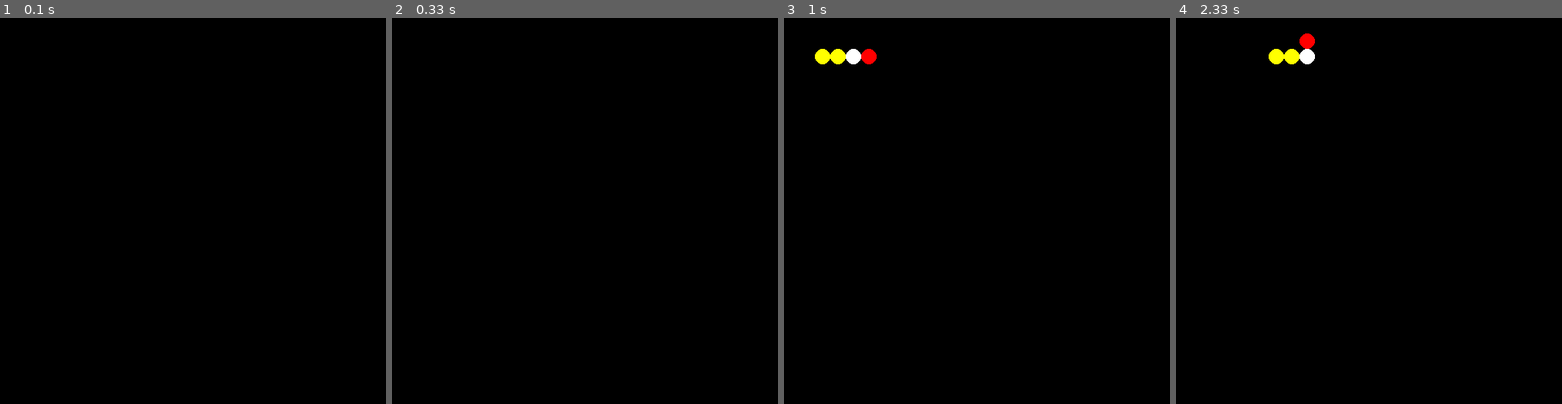
Above: before the commit, frames 1-4 (left to right).
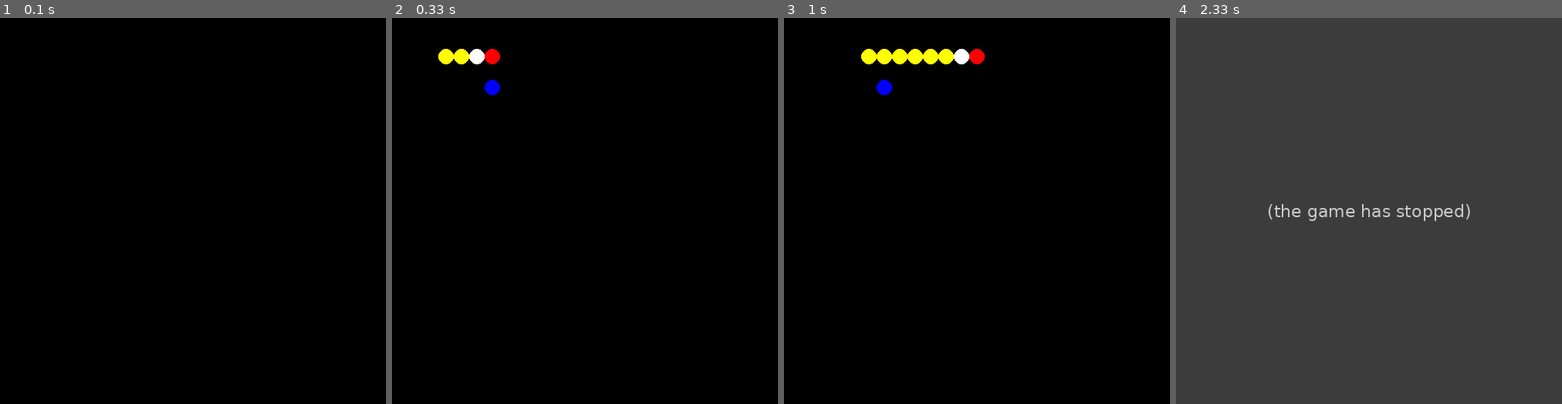
Above: after the commit, the same moments.

Repository: Freeroed/PythonSchoolProjects
Game: pygame game, started from PyGame/Snake.py
Same seed, same stepped clock (60 frames per second), same inputs: the game is played once before the commit and once after it.
Inputs:
- Up to frame 1 (0.1 s): no input
- Up to frame 2 (0.33 s): no input
- Up to frame 3 (1 s): hold G 0.33-0.8 s; hold Right 0.33-0.8 s; hold S from 0.83 s (still down); hold Right from 0.83 s (still down)
- Up to frame 4 (2.33 s): release S at 1.3 s; release Right at 1.3 s; hold Up 1.83-2.3 s

Frame 1 is identical in both runs. In frame 2, 0.6% of the frame differs, in the area x 12-28%, y 8-20%; in frame 3, 1.5%; in frame 4, 100%, in the area x 0-100%, y 0-100%.
After the commit the program exited at 2.1 s; later frames show no game.

Commit message:
Змея доведена до ума. Добавлена возможность умереть Настроена генерация еды Настроено прохождение сквозь стены

Diff:
--- a/PyGame/Snake.py
+++ b/PyGame/Snake.py
@@ -1,4 +1,5 @@
 import pygame
+from random import randint, randrange
 
 class snake(object):
     def __init__(self, segments,speed_x,speed_y):
@@ -12,7 +13,12 @@
         self.head.draw(wind)
         for segmen in self.segments:
             segmen.draw(wind)
-
+    def checking(self):
+        answer = True
+        for i in range(2,len(self.segments)-1):
+            if not self.segments[0].check_contakt(self.segments[i]):
+                return False
+        return answer
 
     def update(self):
         for i in range(len(self.segments)-1, 0, -1):
@@ -20,6 +26,9 @@
             self.segments[i].y = self.segments[i-1].y
         self.segments[0].x += self.speed_x
         self.segments[0].y += self.speed_y
+    def add(self):
+        temp = self.segments[-1]
+        self.segments.append(segment(temp.x,temp.y,temp.color))
 class segment(object):
     def __init__(self, x,y,colour):
         self.x=x
@@ -27,8 +36,15 @@
         self.color = colour
 
 
+
     def draw(self, win):
         pygame.draw.circle(win, self.color, (self.x, self.y), 10)
+
+    def check_contakt(self, other):
+        answer = True
+        if (self.x == other.x and self.y == other.y):
+            answer = False
+        return answer
 
 #Умираем если трогаем границу
 def chek_dead(snake_head, win_w, win_h):
@@ -41,15 +57,30 @@
 
 #Если дотрагиваемся до границы, телепортируемся
 def teleport(snake_head, win_w, win_h, spd_x,spd_y):
-    if snake_head.x-10+spd_x<0:
+    if snake_head.x-10<0:
         snake_head.x = win_w-10
-    elif snake_head.x+10+spd_x>win_w:
+    elif snake_head.x>win_w:
         snake_head.x = 0+10
-    elif snake_head.y-10+spd_y<0:
+    elif snake_head.y-10<0:
         snake_head.y = win_h-10
-    elif snake_head.y+10+spd_y>win_h:
+    elif snake_head.y+10>win_h:
         snake_head.y = 0+10
     return snake_head
+
+
+def check_food_spawn(x,y,snk):
+    for snake_seg in snk.segments:
+        if (x==snake_seg.x and y == snake_seg.y):
+            return False
+    return True
+
+def generate_food(snk):
+    x = randrange(1,window_w//20,2)*10
+    y = randrange(1,window_h//20,2)*10
+    while not check_food_spawn(x,y,snk):
+        x = randrange(1,window_w//20,2)*10
+        y = randrange(1,window_h//20,2)*10
+    return segment(x,y,(0,0,255))
 #Настройки окна
 window_w = 500
 window_h = 500
@@ -58,11 +89,18 @@
 run = True
 tick = 1
 game_speed=1
+
+#Длинна и полжение змеи вначале
 head = segment(70,50, (255,0,0))
 seg = segment(50,50, (255,255,255))
 seg2 = segment(50,30, (255,255,0))
 seg3 = segment(50,10, (255,255,0))
 sn = snake([head,seg,seg2, seg3],20,0)
+
+#Начальная генерация еды
+food = generate_food(sn)
+
+#Основной цикл игры
 while run:
     clock.tick(30)
     pygame.time.delay(10)
@@ -71,25 +109,30 @@
     for event in pygame.event.get():
         if event.type == pygame.QUIT:
             run = False
-    if (keys[pygame.K_DOWN] or keys[pygame.K_s]) and sn.speed_y==0:
-        sn.speed_x=0
-        sn.speed_y=20
-    if (keys[pygame.K_UP] or keys[pygame.K_w]) and sn.speed_y==0:
-        sn.speed_x=0
-        sn.speed_y=-20
-    if (keys[pygame.K_LEFT] or keys[pygame.K_a])and sn.speed_x==0:
-        sn.speed_x=-20
-        sn.speed_y=0
-    if (keys[pygame.K_RIGHT] or keys[pygame.K_d])and sn.speed_x==0:
-        sn.speed_x=20
-        sn.speed_y=0
-    sn.segments[0]=teleport(sn.segments[0], window_w, window_h, sn.speed_x, sn.speed_y)
-    if tick%10 == 0 :
+
+    #sn.segments[0]=teleport(sn.segments[0], window_w, window_h, sn.speed_x, sn.speed_y)
+    if tick%3 == 0 :
+        if (keys[pygame.K_DOWN] or keys[pygame.K_s]) and sn.speed_y==0:
+            sn.speed_x=0
+            sn.speed_y=20
+        if (keys[pygame.K_UP] or keys[pygame.K_w]) and sn.speed_y==0:
+            sn.speed_x=0
+            sn.speed_y=-20
+        if (keys[pygame.K_LEFT] or keys[pygame.K_a])and sn.speed_x==0:
+            sn.speed_x=-20
+            sn.speed_y=0
+        if (keys[pygame.K_RIGHT] or keys[pygame.K_d])and sn.speed_x==0:
+            sn.speed_x=20
+            sn.speed_y=0
+        if (keys[pygame.K_g]):
+            sn.add()
         window.fill((0,0,0))
         sn.draw(window)
-        #run = chek_dead(sn.segments[0],window_w, window_h)
-
-        print("Update")
+        food.draw(window)
+        run = sn.checking()
+        run = chek_dead(sn.segments[0],window_w, window_h)
+        if not(sn.segments[0].check_contakt(food)):
+            food = generate_food(sn)
+            sn.add()
     pygame.display.update()
-    print (tick)
     tick+=1
